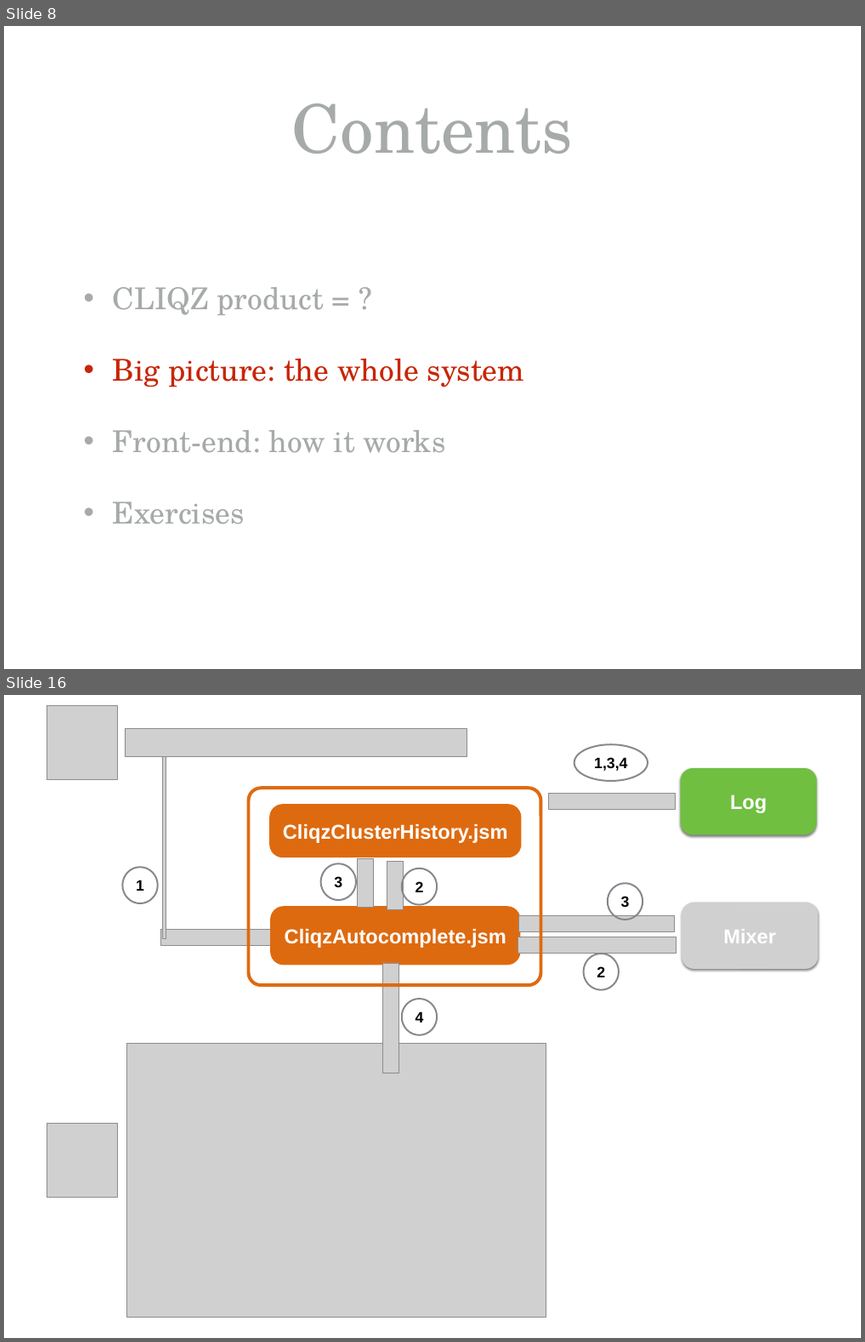
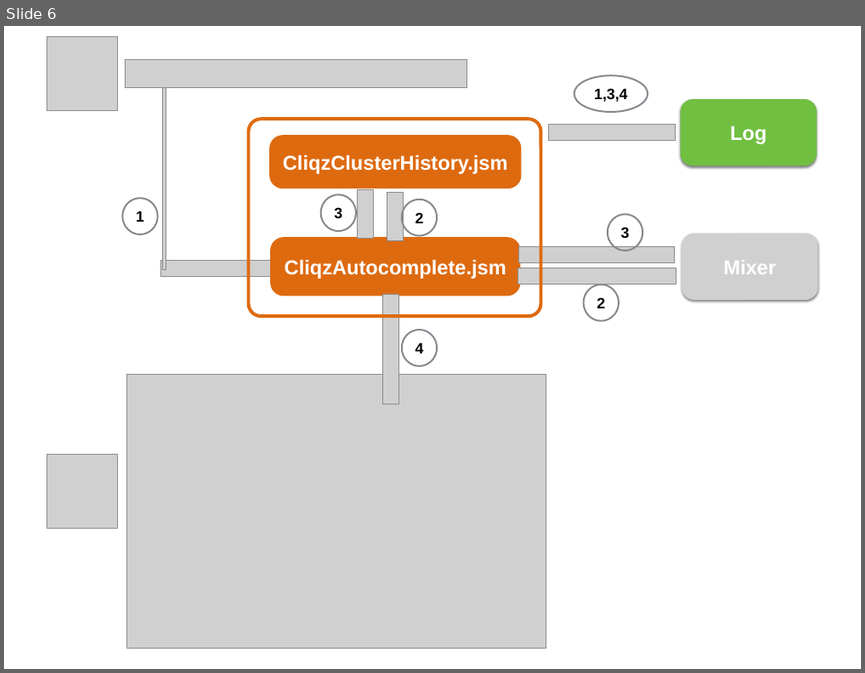
Before and after one commit to chrmod/browser-core, a slide deck: docu/CLIQZ for Firefox - garage0.51.pptx. Shown one above the other, each under a label of ours: slides 8 and 16 before the commit, slide 6 after it; the slides between them are not shown. The pictures are 865x1342 and 865x673 pixels, drawn with LibreOffice and Linux fonts; fonts in the diff are those of the drawing; grey boxes stand for pictures. Boxes give left, top, right and bottom in pixels: in the first picture for what was removed or moved away, otherwise in the second. Text is boxed around its words. In the diff, an @@ line names an element or a change of style, - is before the commit and + after.

```diff
--- a/docu/CLIQZ for Firefox - garage0.51.pptx
+++ b/docu/CLIQZ for Firefox - garage0.51.pptx
@@ slide 8 removed at [4,26,861,669], background #FFFFFF @@
@@ title removed at [292,103,573,154] @@
-Contents
@@ text removed at [113,287,524,524] @@
-• CLIQZ product = ?
-• Big picture: the whole system
-• Front-end: how it works
-• Exercises
@@ what was slide 16 is now slide 6 @@
```
Also in this commit, not shown: 3 slides changed, 1 slide added, 21 other slides removed.
